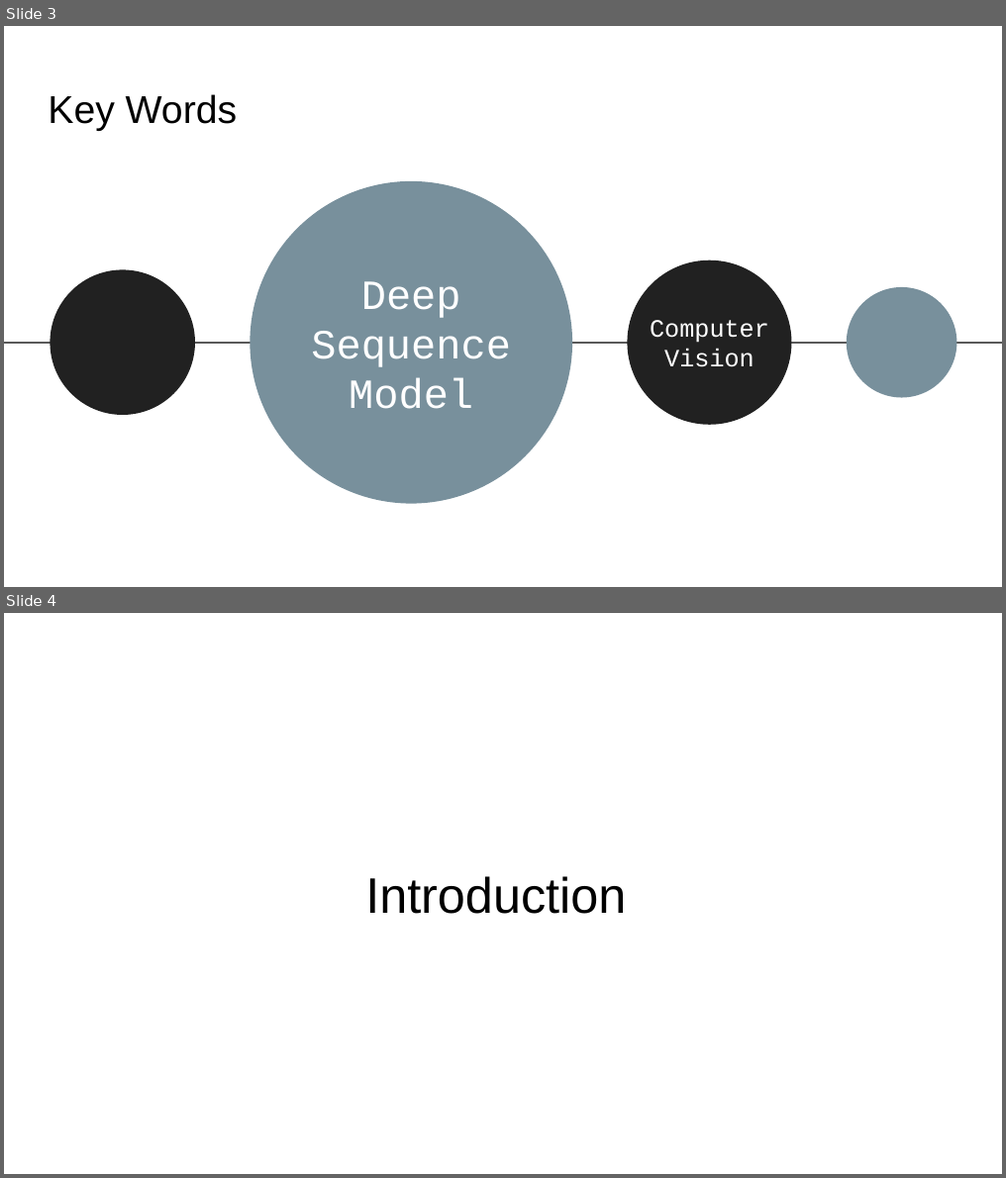
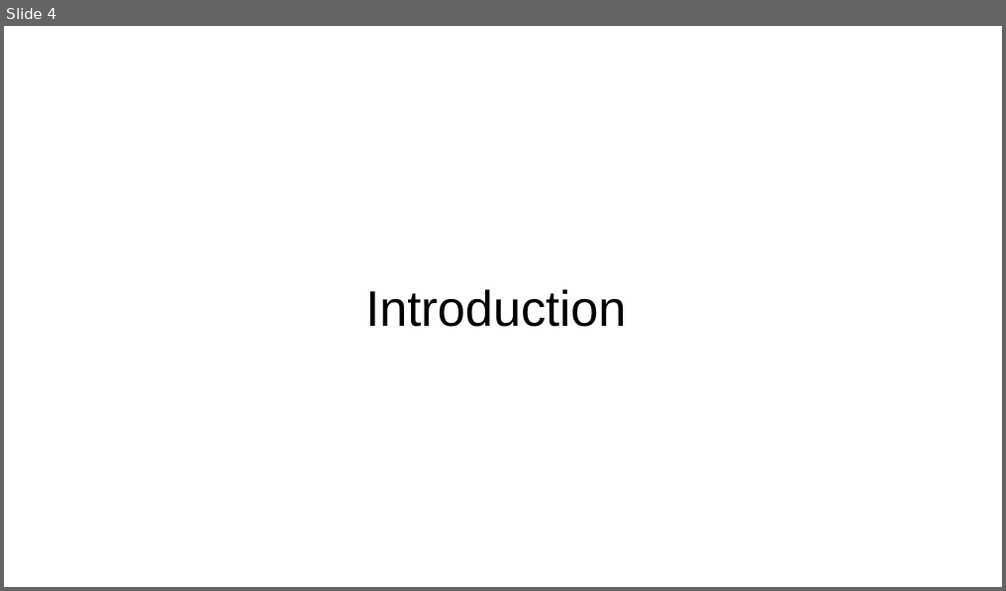
Before and after one commit to wis003/CSE151B, a slide deck: Kaggle Competition/Submission/CSE 151B Presentation.pptx. Shown one above the other, each under a label of ours: slides 3 and 4 before the commit, slide 4 after it. The pictures are 1006x1178 and 1006x591 pixels, drawn with LibreOffice and Linux fonts; fonts in the diff are those of the drawing. Boxes give left, top, right and bottom in pixels: in the first picture for what was removed or moved away, otherwise in the second. Text is boxed around its words. In the diff, an @@ line names an element or a change of style, - is before the commit and + after.

```diff
--- a/Kaggle Competition/Submission/CSE 151B Presentation.pptx
+++ b/Kaggle Competition/Submission/CSE 151B Presentation.pptx
@@ slide 3 removed at [4, 26, 1002, 587], background #FFFFFF @@
@@ title removed at [48, 94, 237, 131] @@
-Key Words
@@ ellipse removed at [250, 181, 572, 504] @@
@@ ellipse removed at [627, 261, 791, 425] @@
@@ ellipse removed at [50, 270, 195, 414] @@
@@ text removed at [311, 281, 511, 409] @@
-Deep Sequence Model
@@ ellipse removed at [846, 287, 957, 398] @@
@@ text removed at [649, 320, 769, 368] @@
-Computer Vision
@@ line removed from (4, 343) to (1002, 343) @@
```
Also in this commit, not shown: 1 slide changed, 13 slides added, 9 other slides removed, 1 other file.
